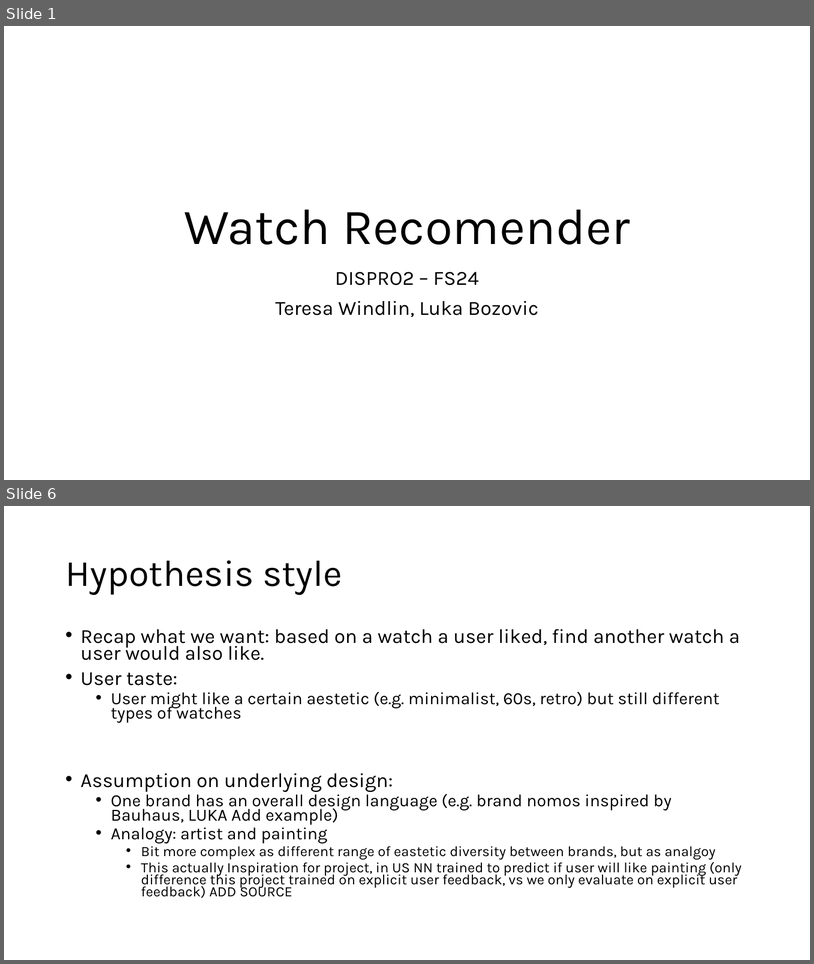
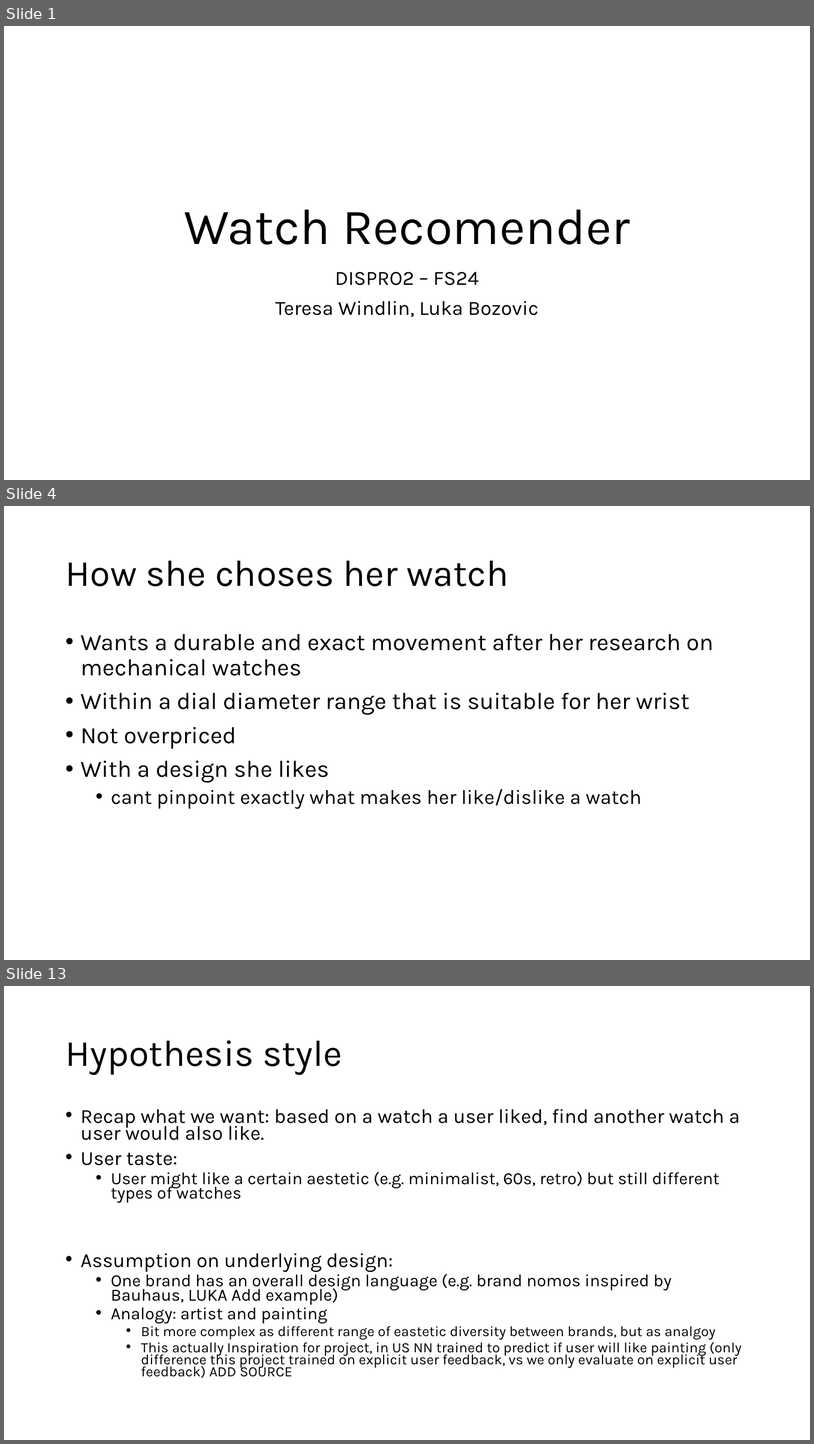
Before and after one commit to Luk-stud/Watch-recomender-DISPRO, a slide deck: Base_DISPRO Präsi.pptx. Shown one above the other, each under a label of ours: slides 1 and 6 before the commit, slides 1, 4 and 13 after it; the slides between them are not shown. The pictures are 814x964 and 814x1444 pixels, drawn with LibreOffice and Linux fonts; fonts in the diff are those of the drawing. Boxes give left, top, right and bottom in pixels: in the first picture for what was removed or moved away, otherwise in the second. Text is boxed around its words. In the diff, an @@ line names an element or a change of style, - is before the commit and + after.

```diff
--- a/Base_DISPRO Präsi.pptx
+++ b/Base_DISPRO Präsi.pptx
@@ slide 4 added at [4, 506, 810, 960], background #FFFFFF @@
@@ title added at [65, 561, 509, 586], 44 pt, text #000000 @@
+How she choses her watch
@@ text added at [81, 634, 714, 808], 28 pt, text #000000 @@
+• Wants a durable and exact movement after her research on mechanical watches
+• Within a dial diameter range that is suitable for her wrist
+• Not overpriced
+• With a design she likes
+  • cant pinpoint exactly what makes her like/dislike a watch
@@ what was slide 6 is now slide 13 @@
```
Also in this commit, not shown: 3 slides changed, 7 other slides added, 1 slide removed.
